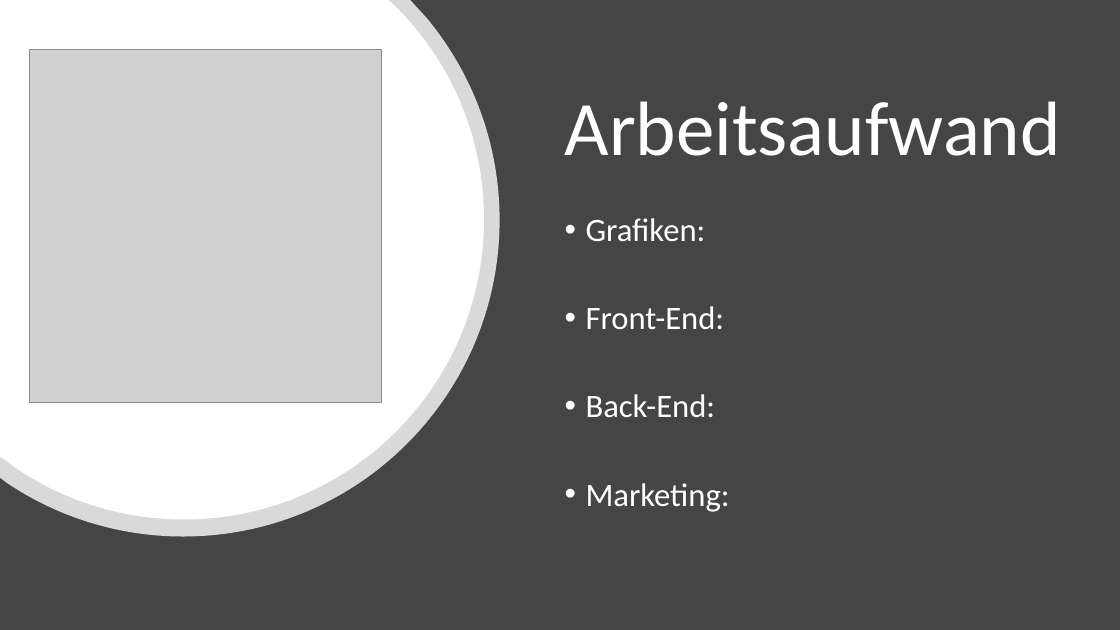
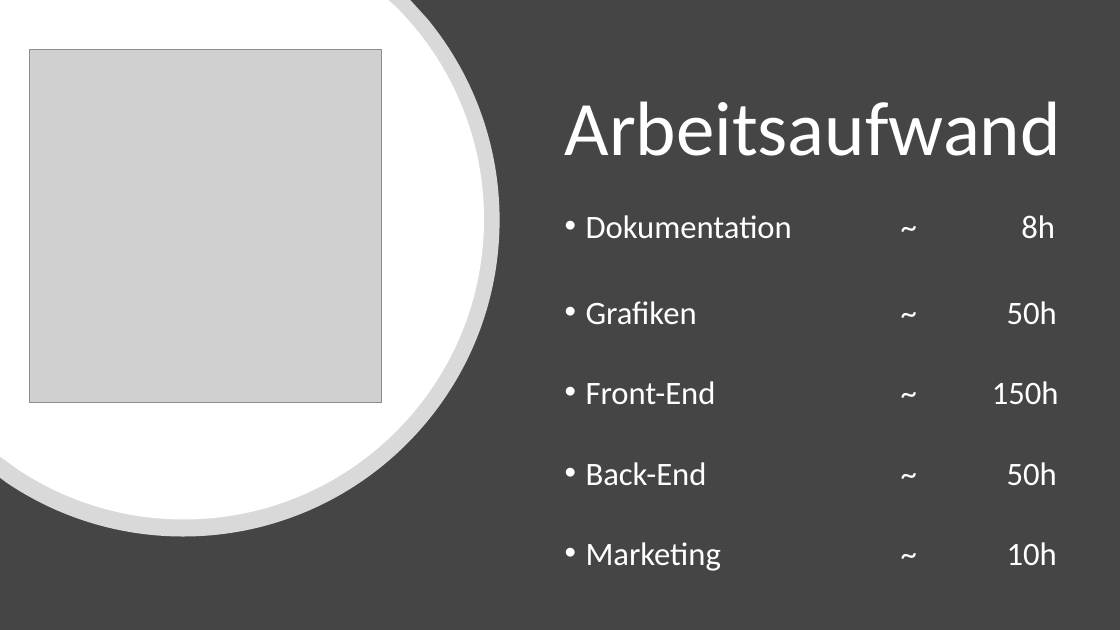
Before and after one commit to sevsev9/blob, a slide deck: slide 3 of PR-Folder/Projekt_blob_präsentation.pptx. Drawn at 1120x630 pixels with LibreOffice and Linux fonts; fonts in the diff are those of the drawing; grey boxes stand for pictures. Boxes give left, top, right and bottom in pixels: in the first picture for what was removed or moved away, otherwise in the second. Text is boxed around its words. In the diff, an @@ line names an element or a change of style, - is before the commit and + after.

```diff
--- a/PR-Folder/Projekt_blob_präsentation.pptx
+++ b/PR-Folder/Projekt_blob_präsentation.pptx
@@ text at [586,215,1059,571]: text changed @@
-• Grafiken:
-• Front-End:
-• Back-End:
-• Marketing:
+• Dokumentation ~ 8h
+• Grafiken ~ 50h
+• Front-End ~ 150h
+• Back-End ~ 50h
+• Marketing ~ 10h
```
Also in this commit, not shown: 1 other file.
